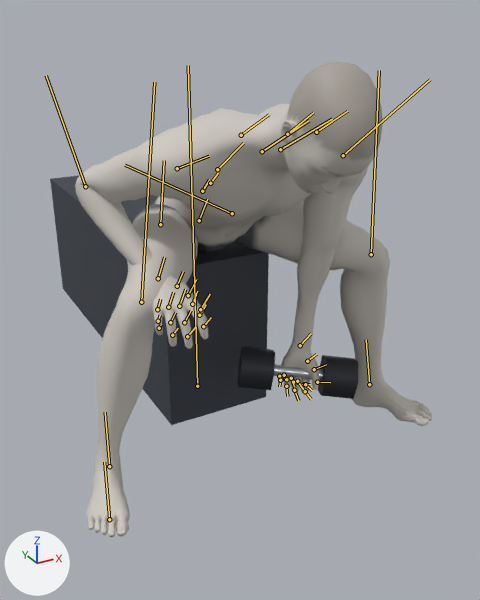
The glTF model exports/dumbbell-concentration-curl.glb as it was, and as the next commit left it.
One viewpoint serves both versions: a 50 mm lens placed at (-0.775, -1.692, 1.117), pointed at (0.126, -0.055, 0.299). Arrows for +X, +Y and +Z are at lower left; the lights stay in place. The older version comes first. Both versions are drawn at frame 0 of the action 'dumbbell-concentration-curl_left'; the numbers are the values there. The bones that change, and the others that lie on the model, are drawn over the model as lines.
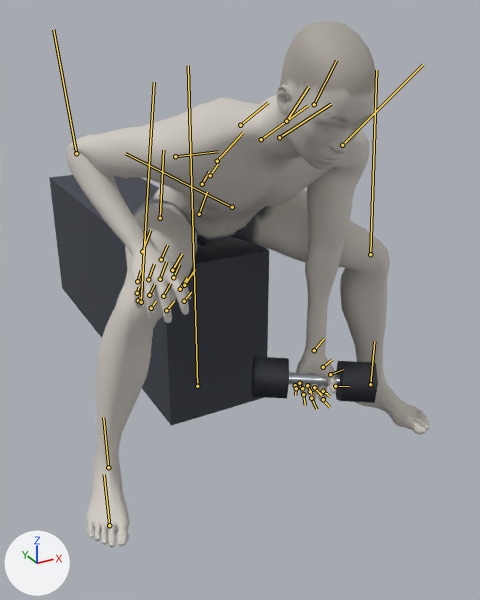
ob_dbr_left is not drawn itself; it is the parent of ob_mesh_1, ob_mesh_2, ob_mesh_3.
ob_props is not drawn itself; it is the parent of ob_bench.

Pixel boxes (x1, y1, x2, y2) of what changed, in the pictures (480 x 600 px):
'Mesh_0', posed (10% taller)
    before: (75, 61, 432, 537)
    after: (66, 21, 430, 547)
'bench', posed
    before: (50, 175, 269, 425)
    after: (49, 175, 269, 426)
'Mesh_2', posed
    before: (318, 355, 358, 399)
    after: (336, 361, 378, 403)
'Mesh_3', posed
    before: (237, 347, 275, 390)
    after: (251, 356, 289, 399)
'Mesh_1', posed (11% shorter)
    before: (274, 364, 323, 381)
    after: (289, 372, 340, 387)
bone 'pelvis', root to tip
    before: (199, 220) to (207, 199)
    after: (199, 214) to (207, 192)
bone 'upperarm_l', root to tip
    before: (343, 155) to (430, 79)
    after: (342, 145) to (423, 64)
bone 'upperarm_r', root to tip
    before: (177, 168) to (209, 156)
    after: (175, 156) to (218, 151)
bone 'lowerarm_r', root to tip
    before: (85, 186) to (46, 75)
    after: (76, 153) to (53, 29)
bone 'hand_r', root to tip
    before: (158, 278) to (164, 257)
    after: (142, 251) to (150, 230)
bone 'neck_01', root to tip
    before: (287, 134) to (313, 112)
    after: (286, 121) to (308, 87)
bone 'head', root to tip
    before: (316, 132) to (347, 111)
    after: (314, 104) to (336, 60)
bone 'thigh_l', root to tip
    before: (232, 213) to (125, 165)
    after: (232, 207) to (125, 153)
bone 'calf_l', root to tip
    before: (371, 254) to (379, 70)
    after: (370, 254) to (376, 70)
bone 'foot_l', root to tip
    before: (369, 384) to (366, 339)
    after: (370, 384) to (374, 341)
bone 'thigh_r', root to tip
    before: (160, 224) to (164, 160)
    after: (160, 218) to (163, 150)
bone 'foot_r', root to tip
    before: (109, 466) to (105, 412)
    after: (108, 467) to (103, 417)

Patch to the scene script:
```diff
--- a/exports/dumbbell-concentration-curl.glb.py
+++ b/exports/dumbbell-concentration-curl.glb.py
@@ bone_pelvis @@
 bone_pelvis = bpy.data.objects['Body'].pose.bones['pelvis']  # child of 'Root'
-bone_pelvis.location = (0.041, -0.411, 0.0)
-bone_pelvis.rotation_quaternion = (0.948, 0.0, 0.0, -0.318)  # degrees (0, 0, -37)
+bone_pelvis.location = (0.042, -0.392, 0.0)
+bone_pelvis.rotation_quaternion = (0.951, 0.0, 0.0, -0.311)  # degrees (0, 0, -36)
@@ bone_upperarm_l @@
 bone_upperarm_l = bpy.data.objects['Body'].pose.bones['upperarm_l']  # child of 'clavicle_l'
-bone_upperarm_l.rotation_quaternion = (0.857, -0.281, -0.189, 0.388)  # degrees (-39, -6, 51)
+bone_upperarm_l.rotation_quaternion = (0.829, -0.27, -0.209, 0.442)  # degrees (-40, -6, 58)
@@ bone_upperarm_r @@
 bone_upperarm_r = bpy.data.objects['Body'].pose.bones['upperarm_r']  # child of 'clavicle_r'
-bone_upperarm_r.rotation_quaternion = (0.992, 0.093, -0.023, -0.083)  # degrees (11, -2, -10)
+bone_upperarm_r.rotation_quaternion = (0.982, 0.05, -0.12, -0.135)  # degrees (8, -13, -17)
@@ bone_lowerarm_r @@
 bone_lowerarm_r = bpy.data.objects['Body'].pose.bones['lowerarm_r']  # child of 'upperarm_r'
-bone_lowerarm_r.rotation_quaternion = (0.77, -0.147, 0.444, 0.434)  # degrees (16, 54, 67)
+bone_lowerarm_r.rotation_quaternion = (0.727, -0.149, 0.47, 0.478)  # degrees (24, 56, 80)
@@ bone_hand_r @@
 bone_hand_r = bpy.data.objects['Body'].pose.bones['hand_r']  # child of 'lowerarm_r'
-bone_hand_r.rotation_quaternion = (0.865, -0.498, -0.041, -0.05)  # degrees (-60, -7, -3)
+bone_hand_r.rotation_quaternion = (0.886, -0.452, -0.097, -0.021)  # degrees (-54, -11, 3)
@@ bone_neck_01 @@
 bone_neck_01 = bpy.data.objects['Body'].pose.bones['neck_01']  # child of 'spine_04'
-bone_neck_01.rotation_quaternion = (0.999, 0.0, 0.0, 0.035)  # degrees (0, 0, 4)
+bone_neck_01.rotation_quaternion = (0.989, 0.0, 0.0, 0.148)  # degrees (0, 0, 17)
@@ bone_head @@
 bone_head = bpy.data.objects['Body'].pose.bones['head']  # child of 'neck_01'
-bone_head.rotation_quaternion = (1.0, 0.0, 0.0, -0.017)  # degrees (0, 0, -2)
+bone_head.rotation_quaternion = (0.998, 0.0, 0.0, 0.07)  # degrees (0, 0, 8)
@@ bone_thigh_l @@
 bone_thigh_l = bpy.data.objects['Body'].pose.bones['thigh_l']  # child of 'pelvis'
-bone_thigh_l.rotation_quaternion = (0.541, 0.185, 0.129, 0.81)  # degrees (25, -9, 110)
+bone_thigh_l.rotation_quaternion = (0.562, 0.163, 0.139, 0.799)  # degrees (24, -6, 109)
@@ bone_calf_l @@
 bone_calf_l = bpy.data.objects['Body'].pose.bones['calf_l']  # child of 'thigh_l'
-bone_calf_l.rotation_quaternion = (0.765, -0.029, 0.08, -0.638)  # degrees (-9, 5, -80)
+bone_calf_l.rotation_quaternion = (0.783, -0.014, 0.066, -0.619)  # degrees (-6, 5, -77)
@@ bone_foot_l @@
 bone_foot_l = bpy.data.objects['Body'].pose.bones['foot_l']  # child of 'calf_l'
-bone_foot_l.rotation_quaternion = (0.992, -0.06, -0.071, 0.09)  # degrees (-8, -7, 11)
+bone_foot_l.rotation_quaternion = (0.996, -0.057, -0.074, 0.002)  # degrees (-7, -8, 1)
@@ bone_thigh_r @@
 bone_thigh_r = bpy.data.objects['Body'].pose.bones['thigh_r']  # child of 'pelvis'
-bone_thigh_r.rotation_quaternion = (0.541, -0.185, -0.129, 0.81)  # degrees (-25, 9, 110)
+bone_thigh_r.rotation_quaternion = (0.562, -0.163, -0.139, 0.799)  # degrees (-24, 6, 109)
@@ bone_calf_r @@
 bone_calf_r = bpy.data.objects['Body'].pose.bones['calf_r']  # child of 'thigh_r'
-bone_calf_r.rotation_quaternion = (0.765, 0.029, -0.08, -0.638)  # degrees (9, -5, -80)
+bone_calf_r.rotation_quaternion = (0.783, 0.014, -0.066, -0.619)  # degrees (6, -5, -77)
@@ bone_foot_r @@
 bone_foot_r = bpy.data.objects['Body'].pose.bones['foot_r']  # child of 'calf_r'
-bone_foot_r.rotation_quaternion = (0.992, 0.06, 0.071, 0.09)  # degrees (8, 7, 11)
+bone_foot_r.rotation_quaternion = (0.996, 0.057, 0.074, 0.002)  # degrees (7, 8, 1)
```
